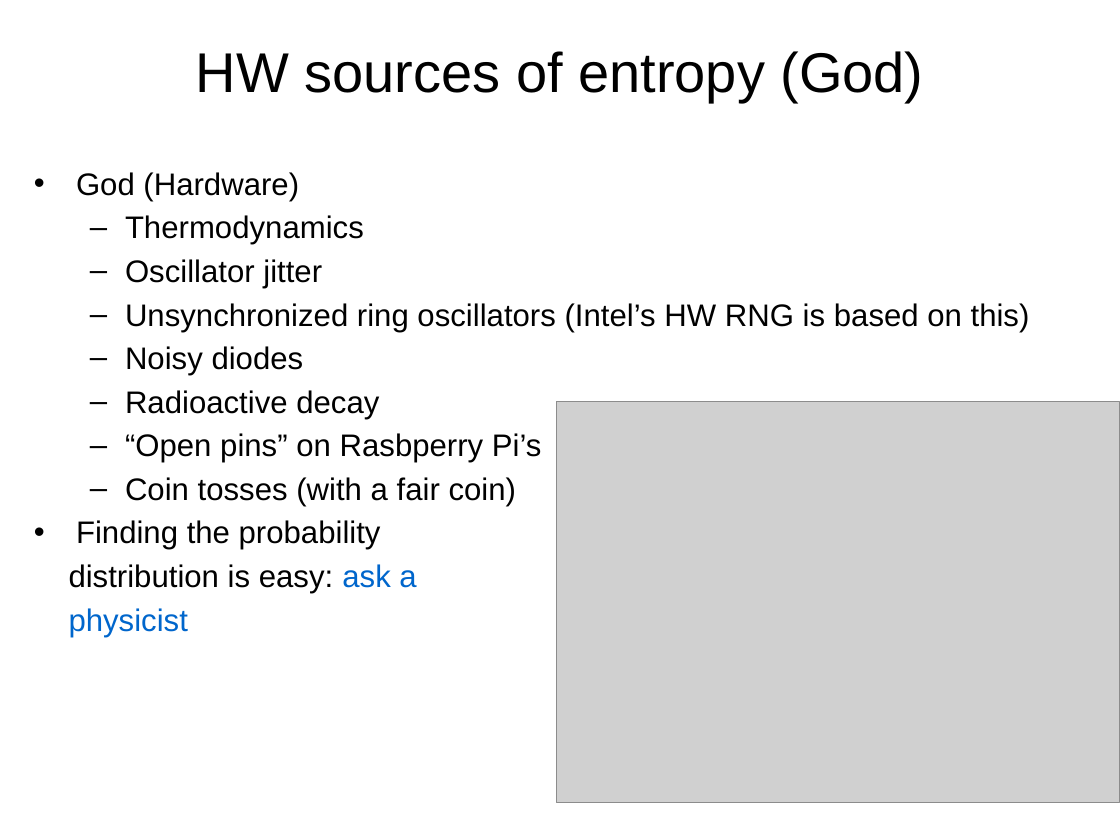
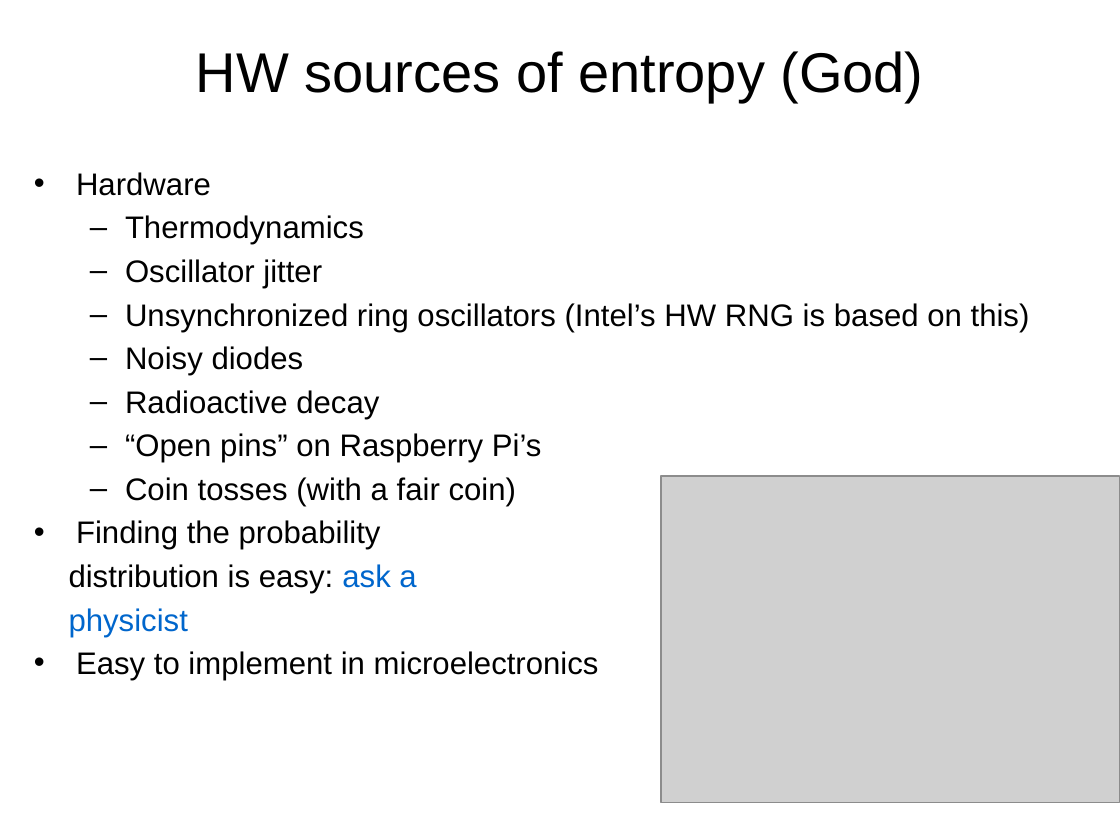
Before and after one commit to jlmucb/class_notes, a slide deck: slide 12 of BerkeleyClass/CS290Spring2013/Lectures/entropy_talk.pptx (slide 14 before the commit). Drawn at 1120x840 pixels with LibreOffice and Linux fonts; fonts in the diff are those of the drawing; grey boxes stand for pictures. Boxes give left, top, right and bottom in pixels: in the first picture for what was removed or moved away, otherwise in the second. Text is boxed around its words. In the diff, an @@ line names an element or a change of style, - is before the commit and + after.

```diff
--- a/BerkeleyClass/CS290Spring2013/Lectures/entropy_talk.pptx
+++ b/BerkeleyClass/CS290Spring2013/Lectures/entropy_talk.pptx
@@ text at [76,172,211,196]: text changed @@
-• God (Hardware)
+• Hardware
@@ text at [125,433,542,463]: text changed @@
-  – “Open pins” on Rasbperry Pi’s
+  – “Open pins” on Raspberry Pi’s
@@ picture: place and size @@
-picture at [557,401,1119,802]
+picture at [661,476,1119,803]
@@ text at [76,651,599,680]: paragraph added @@
+• Easy to implement in microelectronics
```
Also in this commit, not shown: 22 other slides changed, 2 slides added, 3 slides removed.
